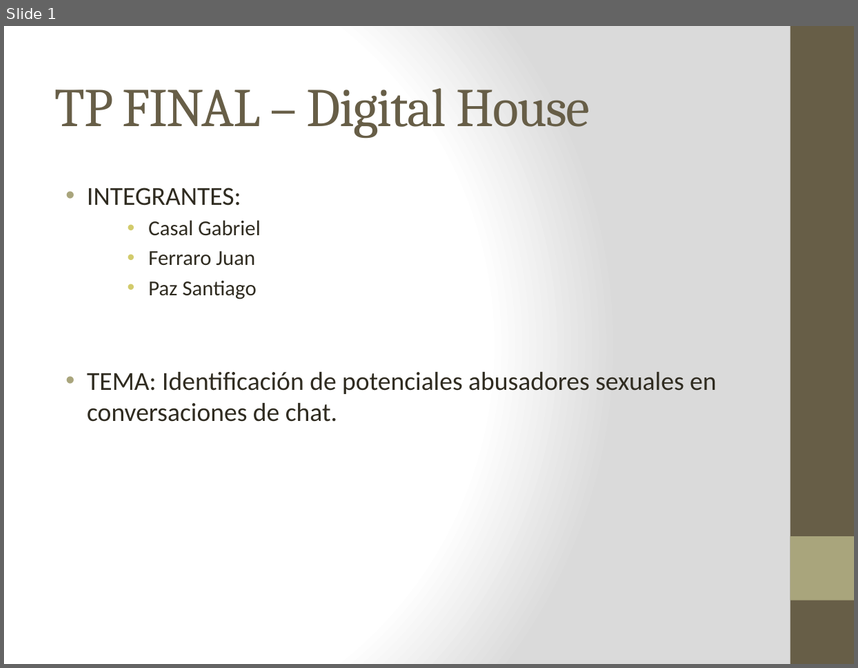
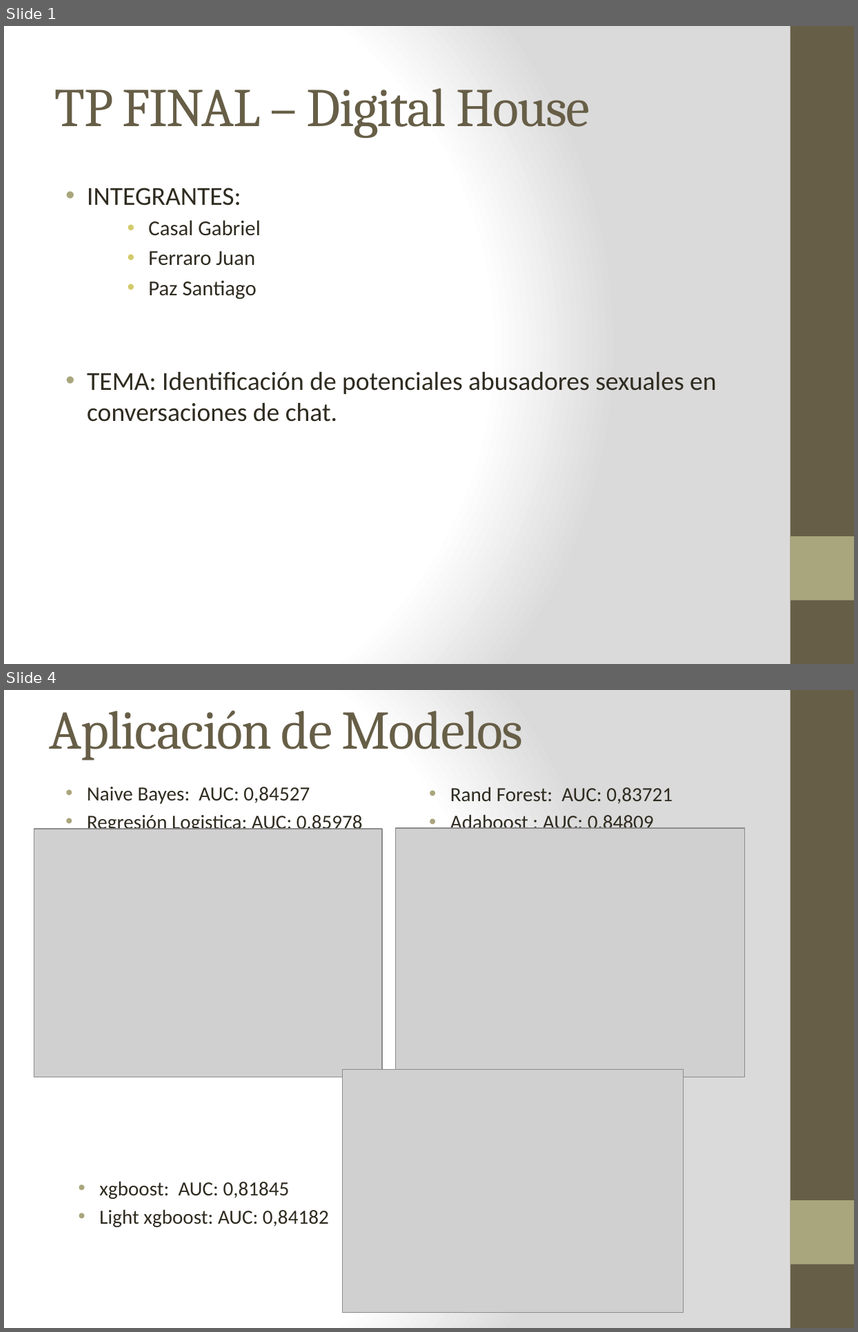
Before and after one commit to GabrielCasal/Digital_House, a slide deck: Tp Final/Presentacion/TP_FINAL_V1.pptx. Shown one above the other, each under a label of ours: slide 1 before the commit, slides 1 and 4 after it; the slides between them are not shown. The pictures are 858x668 and 858x1332 pixels, drawn with LibreOffice and Linux fonts; fonts in the diff are those of the drawing; grey boxes stand for pictures. Boxes give left, top, right and bottom in pixels: in the first picture for what was removed or moved away, otherwise in the second. Text is boxed around its words. In the diff, an @@ line names an element or a change of style, - is before the commit and + after.

```diff
--- a/Tp Final/Presentacion/TP_FINAL_V1.pptx
+++ b/Tp Final/Presentacion/TP_FINAL_V1.pptx
@@ slide 4 added at [4,690,854,1328], background gradient #FFFFFF to #DADADA; not listed: 2 template elements that a slide beside it also shows @@
@@ title added at [50,710,524,760], 46 pt, text #675E47 @@
+Aplicación de Modelos
@@ text added at [87,787,363,834], 17.1 pt, text #2F2B20 @@
+• Naive Bayes: AUC: 0,84527
+• Regresión Logistica: AUC: 0,85978
@@ text added at [450,787,673,829], 17.1 pt, text #2F2B20 @@
+• Rand Forest: AUC: 0,83721
+• Adaboost : AUC: 0,84809
@@ picture added at [34,829,381,1077] @@
@@ picture added at [396,828,745,1077] @@
@@ picture added at [342,1069,683,1312] @@
@@ text added at [99,1181,329,1227], 17.1 pt, text #2F2B20 @@
+• xgboost: AUC: 0,81845
+• Light xgboost: AUC: 0,84182
```
Also in this commit, not shown: 2 slides changed, 2 other slides added, 5 slides removed, 1 other file.
